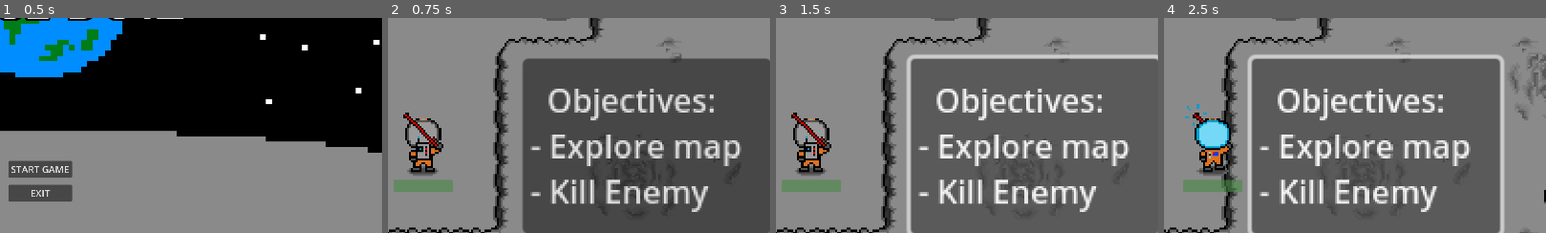
Above: before the commit, frames 1-4 (left to right).
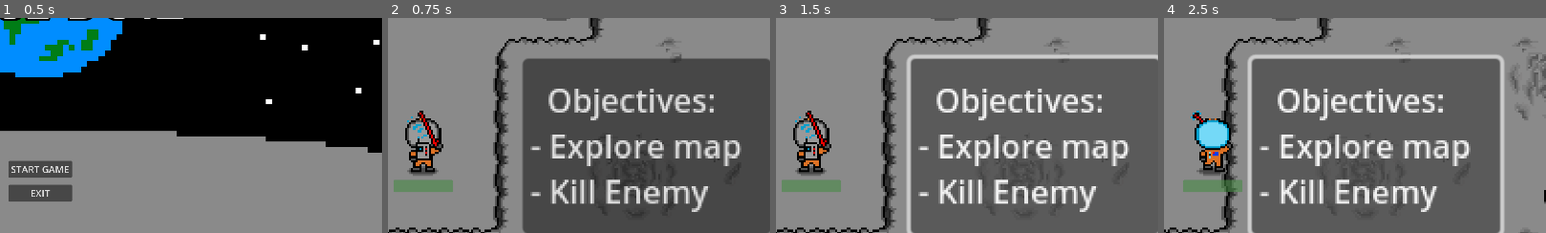
Above: after the commit, the same moments.

Repository: JoelAWinter/Joels-SpaceBoiz-GitHub-Repository
Game: Godot game, scene res://scenes/main menu/main_menu.tscn
The game is run twice, just before and just after one commit, with the same random seed, the same clock (stepped at 60 frames per second) and the same inputs.
Inputs:
- Up to frame 1 (0.5 s): no input
- Up to frame 2 (0.75 s): click "START GAME" at 0.5 s
- Up to frame 3 (1.5 s): click "Objectives: - Explore map - K…" at 1.25 s
- Up to frame 4 (2.5 s): tap Enter at 2 s; hold Right (ui_right) from 2.03 s (still down); tap Space (attack) at 2.1 s
The pictures show only the part of the screen within x 45-95%, y 38-88%; the shares and areas given below are measured in that part.

Frame 1 is identical in both runs. In frame 2, 0.5% of the frame differs, in the area x 4-14%, y 43-59%; in frame 3, 0.5%; in frame 4, 0.2%.

Commit message:
Made player attack animation
did stuff and it hurt my brain:
 - added annimations
 - script for implementing attack annimation

Diff:
--- a/7DIT-2D-Godot-SpaceBoiz/Joels-SpaceBoiz-Godot-Game/project.godot
+++ b/7DIT-2D-Godot-SpaceBoiz/Joels-SpaceBoiz-Godot-Game/project.godot
@@ -18,6 +18,7 @@
 [autoload]
 
 global="*res://script/global.gd"
+Global="*res://script/global.gd"
 
 [display]
 
--- a/7DIT-2D-Godot-SpaceBoiz/Joels-SpaceBoiz-Godot-Game/scenes/player.tscn
+++ b/7DIT-2D-Godot-SpaceBoiz/Joels-SpaceBoiz-Godot-Game/scenes/player.tscn
@@ -1,20 +1,12 @@
-[gd_scene load_steps=57 format=3 uid="uid://u4kgrk72nysw"]
+[gd_scene load_steps=45 format=3 uid="uid://u4kgrk72nysw"]
 
 [ext_resource type="Script" path="res://script/player.gd" id="1_x8yxy"]
 [ext_resource type="Texture2D" uid="uid://b8akamlgb65mn" path="res://art/Player_animation_v2 Final.png" id="2_7kux4"]
 
-[sub_resource type="AtlasTexture" id="AtlasTexture_fywem"]
-atlas = ExtResource("2_7kux4")
-region = Rect2(0, 384, 64, 48)
-
 [sub_resource type="AtlasTexture" id="AtlasTexture_u23xj"]
 atlas = ExtResource("2_7kux4")
 region = Rect2(64, 384, 64, 48)
 
-[sub_resource type="AtlasTexture" id="AtlasTexture_ob5k7"]
-atlas = ExtResource("2_7kux4")
-region = Rect2(128, 384, 64, 48)
-
 [sub_resource type="AtlasTexture" id="AtlasTexture_wcapb"]
 atlas = ExtResource("2_7kux4")
 region = Rect2(192, 384, 64, 48)
@@ -23,14 +15,6 @@
 atlas = ExtResource("2_7kux4")
 region = Rect2(256, 384, 64, 48)
 
-[sub_resource type="AtlasTexture" id="AtlasTexture_3cqbr"]
-atlas = ExtResource("2_7kux4")
-region = Rect2(320, 384, 64, 48)
-
-[sub_resource type="AtlasTexture" id="AtlasTexture_mjlki"]
-atlas = ExtResource("2_7kux4")
-region = Rect2(384, 384, 64, 48)
-
 [sub_resource type="AtlasTexture" id="AtlasTexture_ctm6p"]
 atlas = ExtResource("2_7kux4")
 region = Rect2(448, 384, 64, 48)
@@ -71,14 +55,6 @@
 atlas = ExtResource("2_7kux4")
 region = Rect2(320, 192, 64, 48)
 
-[sub_resource type="AtlasTexture" id="AtlasTexture_5tflx"]
-atlas = ExtResource("2_7kux4")
-region = Rect2(0, 288, 64, 48)
-
-[sub_resource type="AtlasTexture" id="AtlasTexture_ne2o0"]
-atlas = ExtResource("2_7kux4")
-region = Rect2(64, 288, 64, 48)
-
 [sub_resource type="AtlasTexture" id="AtlasTexture_nqsn8"]
 atlas = ExtResource("2_7kux4")
 region = Rect2(128, 288, 64, 48)
@@ -87,10 +63,6 @@
 atlas = ExtResource("2_7kux4")
 region = Rect2(192, 288, 64, 48)
 
-[sub_resource type="AtlasTexture" id="AtlasTexture_dpkmt"]
-atlas = ExtResource("2_7kux4")
-region = Rect2(256, 288, 64, 48)
-
 [sub_resource type="AtlasTexture" id="AtlasTexture_3q85j"]
 atlas = ExtResource("2_7kux4")
 region = Rect2(320, 288, 64, 48)
@@ -99,10 +71,6 @@
 atlas = ExtResource("2_7kux4")
 region = Rect2(384, 288, 64, 48)
 
-[sub_resource type="AtlasTexture" id="AtlasTexture_80ku7"]
-atlas = ExtResource("2_7kux4")
-region = Rect2(448, 288, 64, 48)
-
 [sub_resource type="AtlasTexture" id="AtlasTexture_tbady"]
 atlas = ExtResource("2_7kux4")
 region = Rect2(192, 0, 64, 48)
@@ -139,14 +107,6 @@
 atlas = ExtResource("2_7kux4")
 region = Rect2(320, 144, 64, 48)
 
-[sub_resource type="AtlasTexture" id="AtlasTexture_3qjlj"]
-atlas = ExtResource("2_7kux4")
-region = Rect2(0, 336, 64, 48)
-
-[sub_resource type="AtlasTexture" id="AtlasTexture_3opiu"]
-atlas = ExtResource("2_7kux4")
-region = Rect2(64, 336, 64, 48)
-
 [sub_resource type="AtlasTexture" id="AtlasTexture_ppwjb"]
 atlas = ExtResource("2_7kux4")
 region = Rect2(128, 336, 64, 48)
@@ -155,10 +115,6 @@
 atlas = ExtResource("2_7kux4")
 region = Rect2(192, 336, 64, 48)
 
-[sub_resource type="AtlasTexture" id="AtlasTexture_p0s16"]
-atlas = ExtResource("2_7kux4")
-region = Rect2(256, 336, 64, 48)
-
 [sub_resource type="AtlasTexture" id="AtlasTexture_mr8qw"]
 atlas = ExtResource("2_7kux4")
 region = Rect2(320, 336, 64, 48)
@@ -166,10 +122,6 @@
 [sub_resource type="AtlasTexture" id="AtlasTexture_y7w4f"]
 atlas = ExtResource("2_7kux4")
 region = Rect2(384, 336, 64, 48)
-
-[sub_resource type="AtlasTexture" id="AtlasTexture_33jnx"]
-atlas = ExtResource("2_7kux4")
-region = Rect2(448, 336, 64, 48)
 
 [sub_resource type="AtlasTexture" id="AtlasTexture_ubae3"]
 atlas = ExtResource("2_7kux4")
@@ -211,27 +163,15 @@
 animations = [{
 "frames": [{
 "duration": 1.0,
-"texture": SubResource("AtlasTexture_fywem")
-}, {
-"duration": 1.0,
 "texture": SubResource("AtlasTexture_u23xj")
 }, {
 "duration": 1.0,
-"texture": SubResource("AtlasTexture_ob5k7")
-}, {
-"duration": 1.0,
 "texture": SubResource("AtlasTexture_wcapb")
 }, {
 "duration": 1.0,
 "texture": SubResource("AtlasTexture_mowhm")
 }, {
 "duration": 1.0,
-"texture": SubResource("AtlasTexture_3cqbr")
-}, {
-"duration": 1.0,
-"texture": SubResource("AtlasTexture_mjlki")
-}, {
-"duration": 1.0,
 "texture": SubResource("AtlasTexture_ctm6p")
 }],
 "loop": true,
@@ -277,28 +217,16 @@
 }, {
 "frames": [{
 "duration": 1.0,
-"texture": SubResource("AtlasTexture_5tflx")
-}, {
-"duration": 1.0,
-"texture": SubResource("AtlasTexture_ne2o0")
-}, {
-"duration": 1.0,
 "texture": SubResource("AtlasTexture_nqsn8")
 }, {
 "duration": 1.0,
 "texture": SubResource("AtlasTexture_5y2bj")
 }, {
 "duration": 1.0,
-"texture": SubResource("AtlasTexture_dpkmt")
-}, {
-"duration": 1.0,
 "texture": SubResource("AtlasTexture_3q85j")
 }, {
 "duration": 1.0,
 "texture": SubResource("AtlasTexture_wjbai")
-}, {
-"duration": 1.0,
-"texture": SubResource("AtlasTexture_80ku7")
 }],
 "loop": true,
 "name": &"front_attack",
@@ -343,31 +271,19 @@
 }, {
 "frames": [{
 "duration": 1.0,
-"texture": SubResource("AtlasTexture_3qjlj")
-}, {
-"duration": 1.0,
-"texture": SubResource("AtlasTexture_3opiu")
-}, {
-"duration": 1.0,
 "texture": SubResource("AtlasTexture_ppwjb")
 }, {
 "duration": 1.0,
 "texture": SubResource("AtlasTexture_xfry0")
 }, {
 "duration": 1.0,
-"texture": SubResource("AtlasTexture_p0s16")
-}, {
-"duration": 1.0,
 "texture": SubResource("AtlasTexture_mr8qw")
 }, {
 "duration": 1.0,
 "texture": SubResource("AtlasTexture_y7w4f")
-}, {
-"duration": 1.0,
-"texture": SubResource("AtlasTexture_33jnx")
-}],
-"loop": true,
-"name": &"side-attack",
+}],
+"loop": true,
+"name": &"side_attack",
 "speed": 5.0
 }, {
 "frames": [{
@@ -448,7 +364,11 @@
 wait_time = 4.0
 autostart = true
 
+[node name="deal_attack_timer" type="Timer" parent="."]
+wait_time = 0.5
+
 [connection signal="body_entered" from="player_hitbox" to="." method="_on_player_hitbox_body_entered"]
 [connection signal="body_exited" from="player_hitbox" to="." method="_on_player_hitbox_body_exited"]
 [connection signal="timeout" from="attack_cooldown" to="." method="_on_attack_cooldown_timeout"]
 [connection signal="timeout" from="regin_timer" to="." method="_on_regin_timer_timeout"]
+[connection signal="timeout" from="deal_attack_timer" to="." method="_on_deal_attack_timer_timeout"]
--- a/7DIT-2D-Godot-SpaceBoiz/Joels-SpaceBoiz-Godot-Game/scenes/world.tscn
+++ b/7DIT-2D-Godot-SpaceBoiz/Joels-SpaceBoiz-Godot-Game/scenes/world.tscn
@@ -336,6 +336,7 @@
 
 [node name="FollowCam" type="Camera2D" parent="player"]
 position = Vector2(2, -2)
+scale = Vector2(0.6, 0.6)
 zoom = Vector2(5, 5)
 limit_left = 0
 limit_top = 0
--- a/7DIT-2D-Godot-SpaceBoiz/Joels-SpaceBoiz-Godot-Game/script/player.gd
+++ b/7DIT-2D-Godot-SpaceBoiz/Joels-SpaceBoiz-Godot-Game/script/player.gd
@@ -7,7 +7,7 @@
 var enemy_attack_cooldown = true
 var health = 100
 var player_alive = true
-var input = Vector2.ZERO
+var attack_ip = false
 
 func _physics_process(delta):
 	player_movement(delta)
@@ -56,25 +56,29 @@
 		if movement == 1:
 			anim.play("side_walk")
 		elif movement == 0:
-			anim.play("side_idle")
+			if attack_ip == false:
+				anim.play("side_idle")
 	if dir == "left":
 		anim.flip_h = true
 		if movement == 1:
 			anim.play("side_walk")
 		elif movement == 0:
-			anim.play("side_idle")
+			if attack_ip == false:
+				anim.play("side_idle")
 	if dir == "down":
 		anim.flip_h = true
 		if movement == 1:
 			anim.play("front_walk")
 		elif movement == 0:
-			anim.play("front_idle")
+			if attack_ip == false:
+				anim.play("front_idle")
 	if dir == "up":
 		anim.flip_h = true
 		if movement == 1:
 			anim.play("back_walk")
 		elif movement == 0:
-			anim.play("back_idle")
+			if attack_ip == false:
+				anim.play("back_idle")
 
 func player():
 	pass
@@ -99,12 +103,25 @@
 	enemy_attack_cooldown = true
 
 func attack():
+	var dir = current_dir
+
 	if Input.is_action_just_pressed("attack"):
 		global.player_current_attack = true
-
-func _on_deal_attck_timer_timeout():
-	$deal_attack_timer.stop()
-	global.player_current_attack = false
+		attack_ip = true
+		if dir == "right":
+			$AnimatedSprite2D.flip_h = false
+			$AnimatedSprite2D.play("side_attack")
+			$deal_attack_timer.start()
+		if dir == "left":
+			$AnimatedSprite2D.flip_h = true
+			$AnimatedSprite2D.play("side_attack")
+			$deal_attack_timer.start()
+		if dir == "down":
+			$AnimatedSprite2D.play("front_attack")
+			$deal_attack_timer.start()
+		if dir == "up":
+			$AnimatedSprite2D.play("back_attack")
+			$deal_attack_timer.start()
 
 func update_health():
 	var healthbar = $healthbar
@@ -117,3 +134,8 @@
 			health = 100
 	if health <= 0:
 		health = 0
+
+func _on_deal_attack_timer_timeout():
+	$deal_attack_timer.stop()
+	global.player_current_attack = false
+	attack_ip = false
